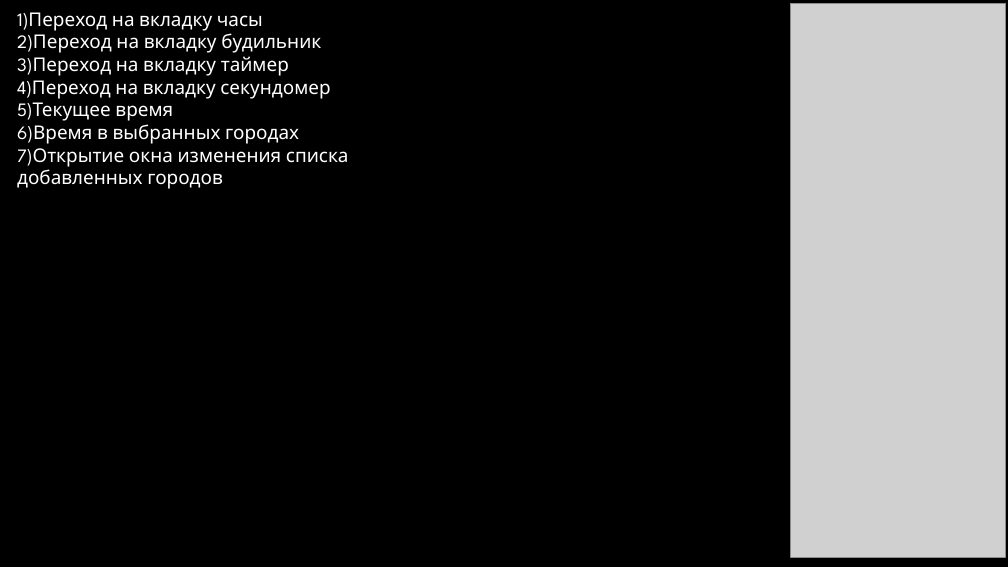
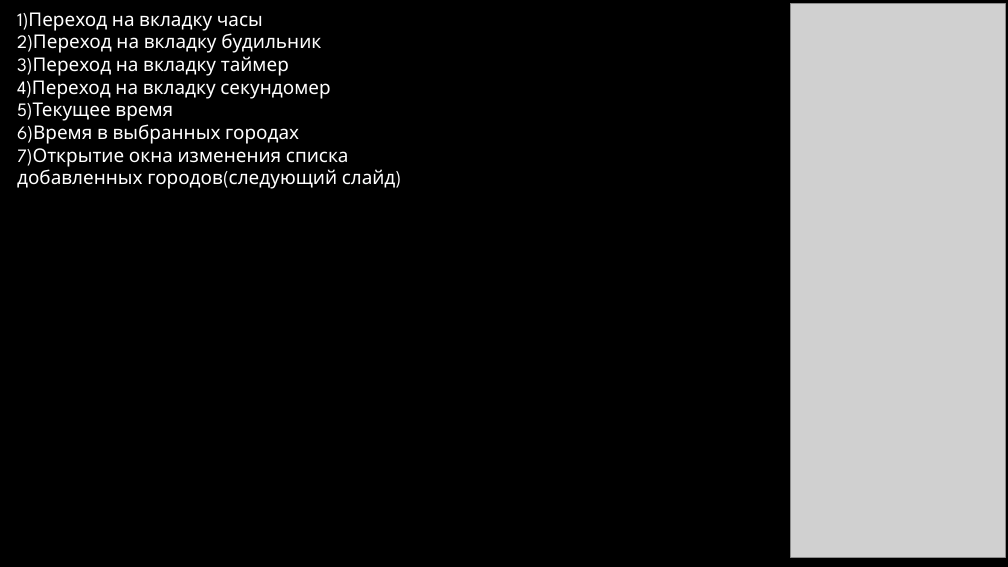
Before and after one commit to RINAY112/not_clock, a slide deck: slide 3 of presentation.pptx. Drawn at 1008x567 pixels with LibreOffice and Linux fonts; fonts in the diff are those of the drawing; grey boxes stand for pictures; background and template pictures are left out. Boxes give left, top, right and bottom in pixels: in the first picture for what was removed or moved away, otherwise in the second. Text is boxed around its words. In the diff, an @@ line names an element or a change of style, - is before the commit and + after.

Commit message:
small changes in the presentation

```diff
--- a/presentation.pptx
+++ b/presentation.pptx
@@ text at [17, 142, 396, 189]: text changed @@
-7)Открытие окна изменения списка добавленных городов
+7)Открытие окна изменения списка добавленных городов(следующий слайд)
```
Also in this commit, not shown: 1 other slide changed, 2 slides added.
